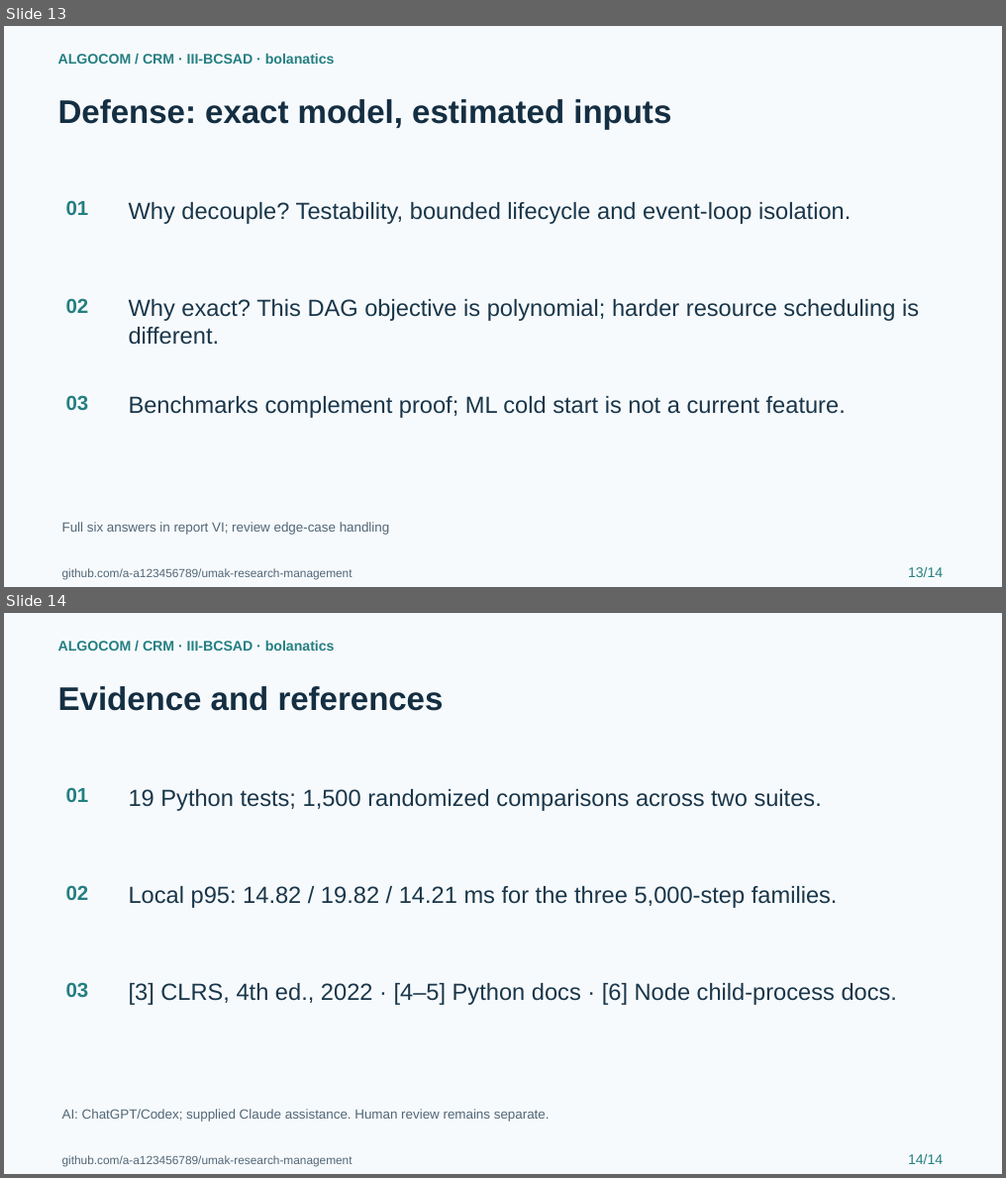
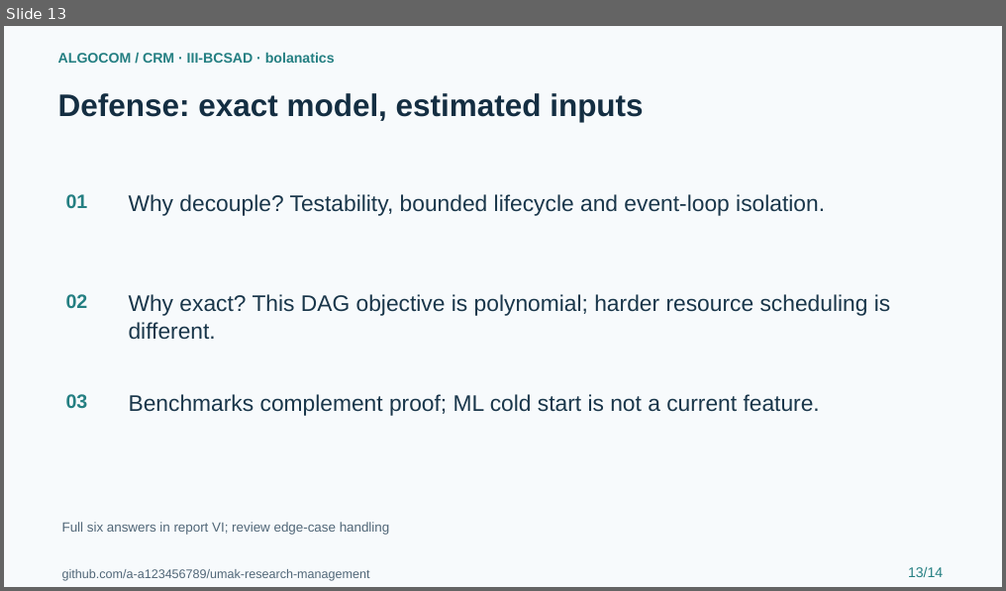
Before and after one commit to a-a123456789/umak-research-management, a slide deck: submissions/ALGOCOM_Defense.pptx. Shown one above the other, each under a label of ours: slides 13 and 14 before the commit, slide 13 after it. The pictures are 1006x1178 and 1006x591 pixels, drawn with LibreOffice and Linux fonts; fonts in the diff are those of the drawing. Boxes give left, top, right and bottom in pixels: in the first picture for what was removed or moved away, otherwise in the second. Text is boxed around its words. In the diff, an @@ line names an element or a change of style, - is before the commit and + after.

Commit message:
Close IAS and ALGOCOM submission gaps (#4)
* Close IAS and ALGOCOM report and worker validation gaps

* Link correction PR and commit-specific successful workflows

```diff
--- a/submissions/ALGOCOM_Defense.pptx
+++ b/submissions/ALGOCOM_Defense.pptx
@@ slide 14 removed at <box>4,613,1002,1174</box>, background #F7FAFC @@
@@ text removed at <box>58,640,335,651</box> @@
-ALGOCOM / CRM · III-BCSAD · bolanatics
@@ text removed at <box>58,686,444,711</box> @@
-Evidence and references
@@ text removed at <box>66,787,89,802</box> @@
-01
@@ text removed at <box>129,789,822,811</box> @@
-19 Python tests; 1,500 randomized comparisons across two suites.
@@ text removed at <box>66,885,89,900</box> @@
-02
@@ text removed at <box>129,886,838,908</box> @@
-Local p95: 14.82 / 19.82 / 14.21 ms for the three 5,000-step families.
@@ text removed at <box>66,982,89,998</box> @@
-03
@@ text removed at <box>129,983,898,1005</box> @@
-[3] CLRS, 4th ed., 2022 · [4–5] Python docs · [6] Node child-process docs.
@@ text removed at <box>62,1109,549,1122</box> @@
-AI: ChatGPT/Codex; supplied Claude assistance. Human review remains separate.
@@ text removed at <box>62,1156,352,1167</box> @@
-github.com/a-a123456789/umak-research-management
@@ text removed at <box>908,1155,943,1164</box> @@
-14/14
@@ slide 13 changed as well @@
@@ text "Defense: exact model, estimated inputs" at <box>58,93,643,122</box>: size 31.5 to 30 pt @@
@@ size 19.5 to 18.8 pt in 3 elements at <box>66,394,88,408</box>, <box>66,294,88,308</box>, <box>66,194,88,208</box> @@
@@ size 22.5 to 21.8 pt in 3 elements at <box>129,394,820,416</box>, <box>129,294,890,340</box>, <box>129,194,825,216</box> @@
@@ text "github.com/a-a123456789/umak-research-management" at <box>62,570,370,581</box>: size 11.2 to 12 pt @@
```
Also in this commit, not shown: 10 other slides changed, 3 slides added, 2 other slides removed, 47 other files.
